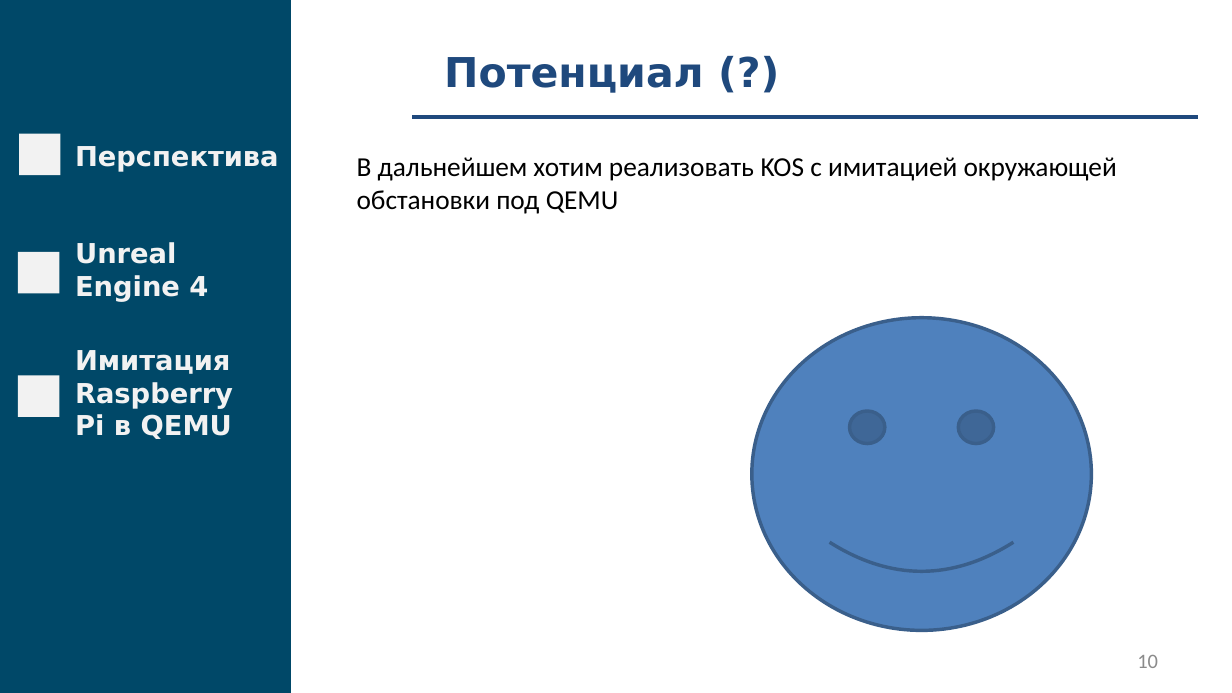
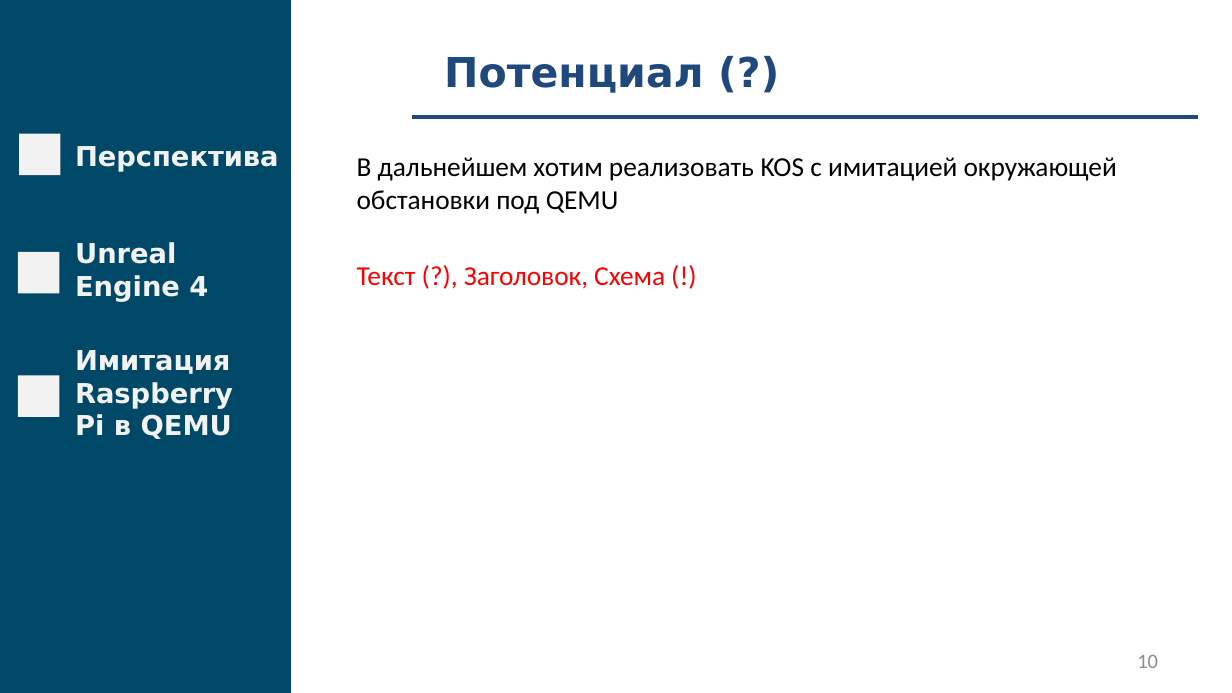
Before and after one commit to fanglores/Gagarin-2022, a slide deck: slide 10 of doc/Presentation.pptx. Drawn at 1232x693 pixels with LibreOffice and Linux fonts; fonts in the diff are those of the drawing. Boxes give left, top, right and bottom in pixels: in the first picture for what was removed or moved away, otherwise in the second. Text is boxed around its words. In the diff, an @@ line names an element or a change of style, - is before the commit and + after.

```diff
--- a/doc/Presentation.pptx
+++ b/doc/Presentation.pptx
@@ text at box(357, 267, 665, 289): paragraph added @@
+Текст (?), Заголовок, Схема (!)
@@ smiley face removed at box(752, 318, 1092, 631) @@
```
Also in this commit, not shown: 4 other slides changed.
